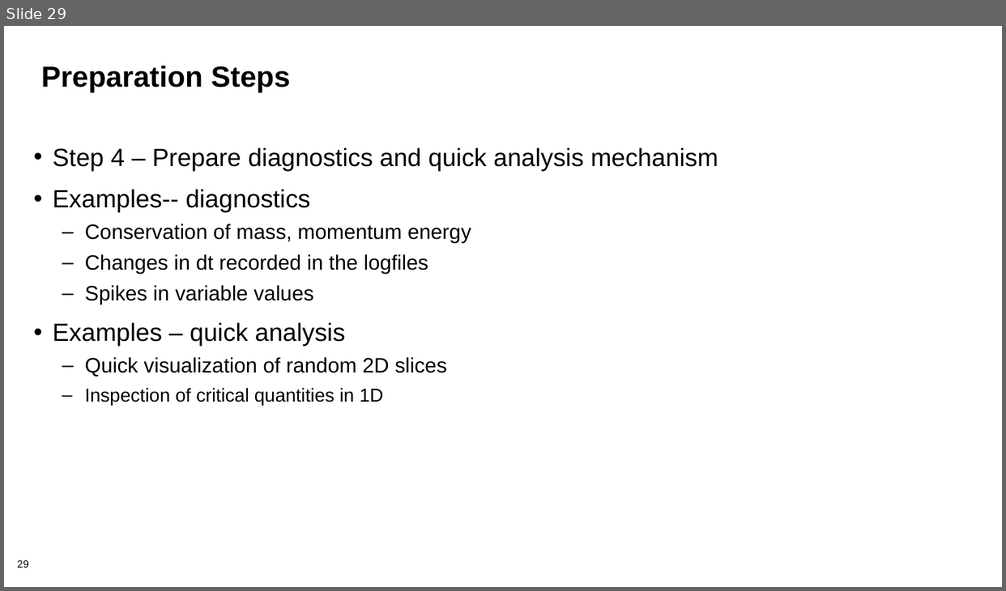
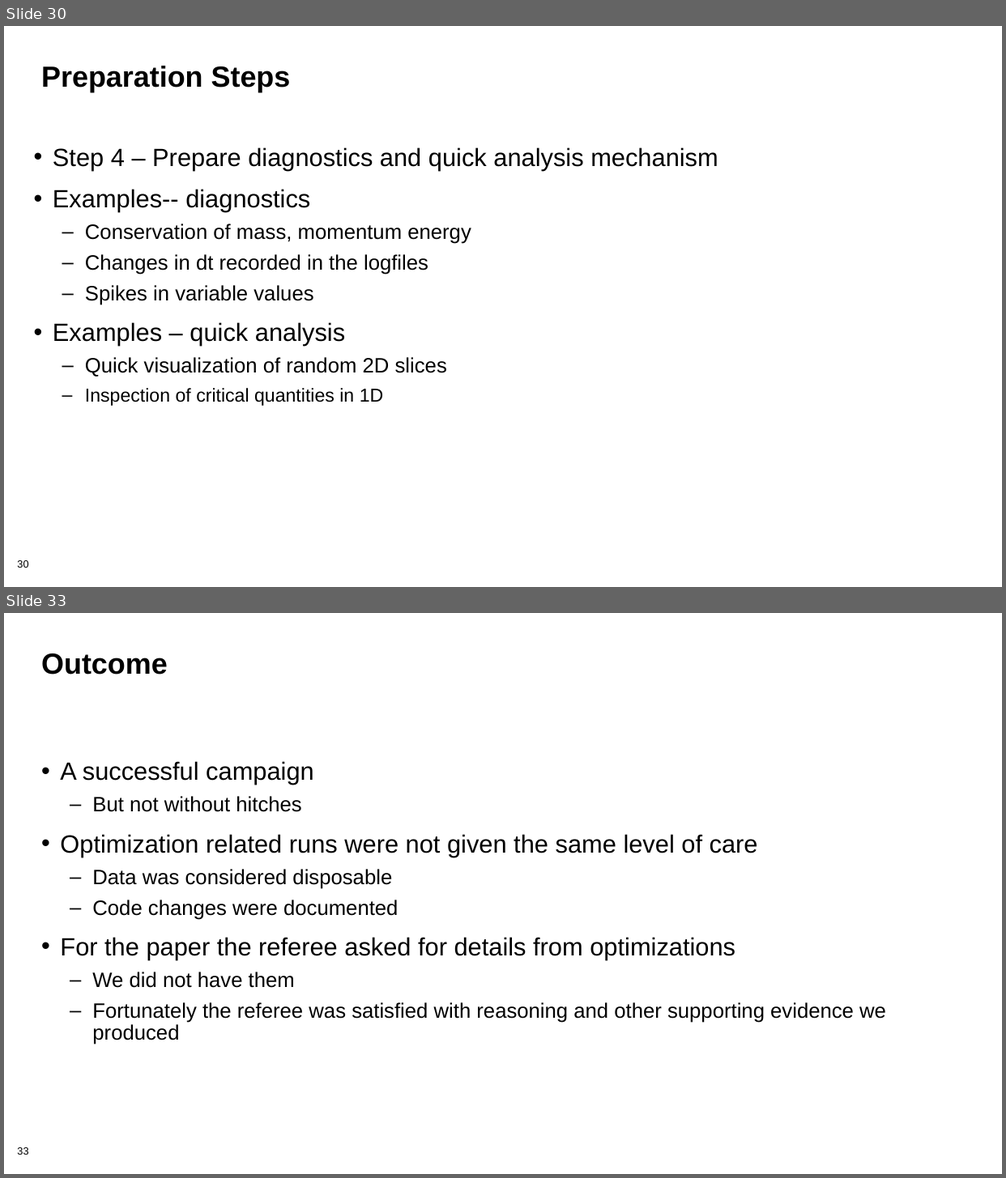
Before and after one commit to bssw-tutorial/presentations, a slide deck: computational-expts.pptx. Shown one above the other, each under a label of ours: slide 29 before the commit, slides 30 and 33 after it; the slides between them are not shown. The pictures are 1006x591 and 1006x1178 pixels, drawn with LibreOffice and Linux fonts; fonts in the diff are those of the drawing; background and template pictures are left out. Boxes give left, top, right and bottom in pixels: in the first picture for what was removed or moved away, otherwise in the second. Text is boxed around its words. In the diff, an @@ line names an element or a change of style, - is before the commit and + after.

```diff
--- a/computational-expts.pptx
+++ b/computational-expts.pptx
@@ slide 33 added at <box>4,613,1002,1174</box>, background #FFFFFF; not listed: 1 template element that a slide beside it also shows @@
@@ title added at <box>41,653,168,675</box>, 28 pt, text #000000, bold @@
+Outcome
@@ text added at <box>60,761,886,1045</box>, 20 pt, text #000000 @@
+• A successful campaign
+  – But not without hitches
+• Optimization related runs were not given the same level of care
+  – Data was considered disposable
+  – Code changes were documented
+• For the paper the referee asked for details from optimizations
+  – We did not have them
+  – Fortunately the referee was satisfied with reasoning and other supporting evidence we produced
@@ what was slide 29 is now slide 30 @@
@@ page number at <box>17,561,28,568</box>: text changed @@
-29
+30
```
Also in this commit, not shown: 5 slides changed, 4 other slides added, 1 slide removed.
